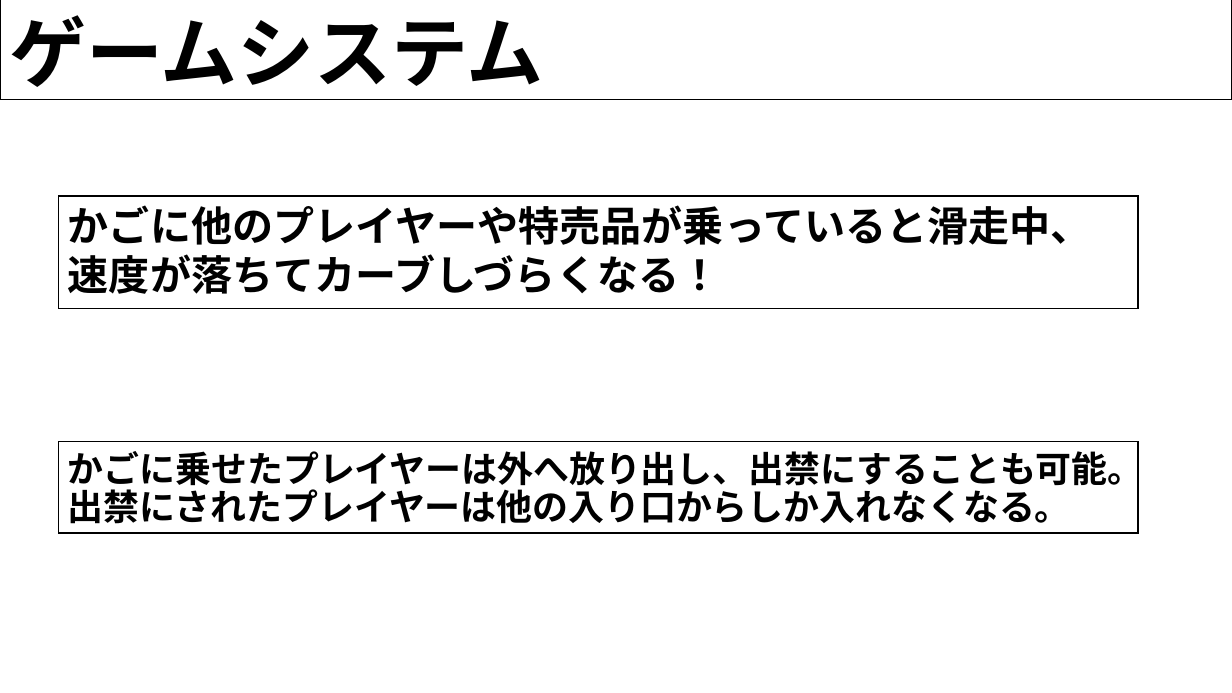
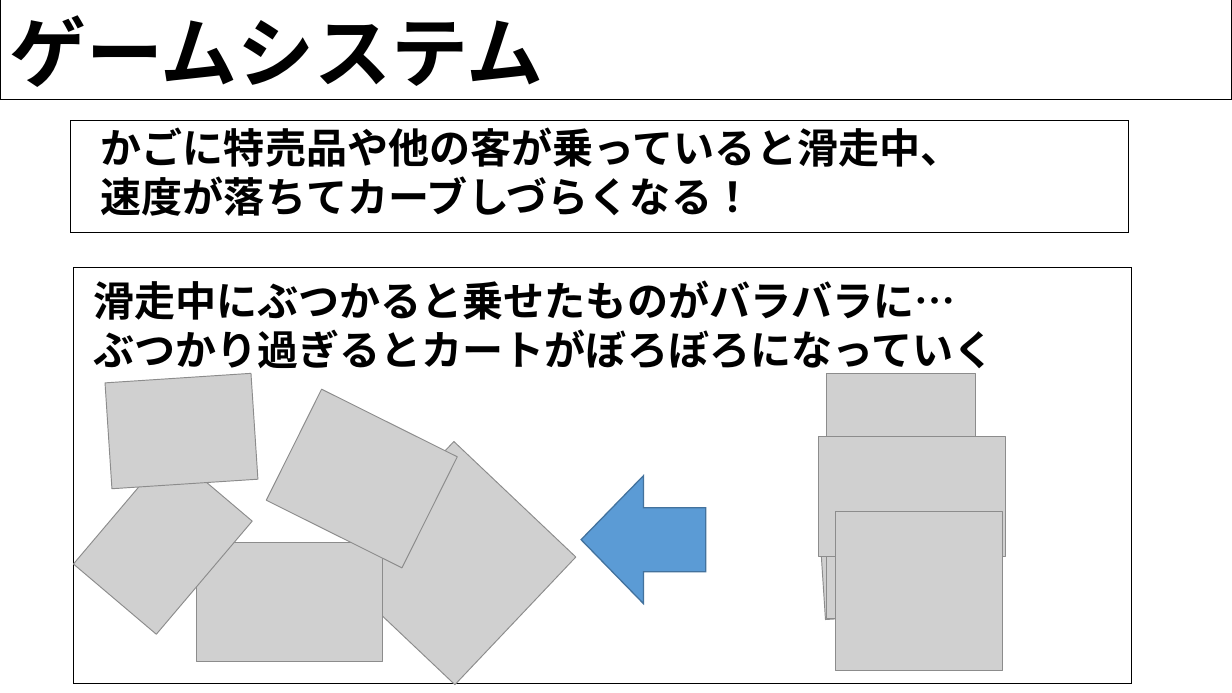
Before and after one commit to H29LatterPeriodTeam07/team07, a slide deck: slide 6 of 後期企画書/ショッピングカート.pptx. Drawn at 1232x693 pixels with LibreOffice and Linux fonts; fonts in the diff are those of the drawing; grey boxes stand for pictures; background and template pictures are left out. Boxes give left, top, right and bottom in pixels: in the first picture for what was removed or moved away, otherwise in the second. Text is boxed around its words. In the diff, an @@ line names an element or a change of style, - is before the commit and + after.

```diff
--- a/後期企画書/ショッピングカート.pptx
+++ b/後期企画書/ショッピングカート.pptx
@@ text "かごに特売品や他の客が乗っていると滑走中、": place and size @@
-text "かごに特売品や他の客が乗っていると滑走中、" at [68, 205, 1092, 294]
+text "かごに特売品や他の客が乗っていると滑走中、" at [101, 120, 962, 216]
@@ rectangle: place and size @@
-rectangle at [59, 196, 1139, 308]
+rectangle at [70, 121, 1128, 233]
@@ text at [101, 120, 962, 167]: text changed @@
-かごに他のプレイヤーや特売品が乗っていると滑走中、
+かごに特売品や他の客が乗っていると滑走中、
@@ rectangle: place and size @@
-rectangle at [59, 442, 1139, 533]
+rectangle at [73, 268, 1131, 684]
@@ text added at [93, 280, 995, 376], 32 pt, text #000000, bold @@
+滑走中にぶつかると乗せたものがバラバラに…
+ぶつかり過ぎるとカートがぼろぼろになっていく
@@ picture added at [105, 373, 257, 489] @@
@@ picture added at [827, 373, 976, 482] @@
@@ picture added at [267, 390, 458, 568] @@
@@ text removed at [68, 445, 1144, 491] @@
-かごに乗せたプレイヤーは外へ放り出し、出禁にすることも可能。
@@ picture added at [333, 441, 576, 684] @@
@@ picture added at [819, 437, 1006, 556] @@
@@ picture added at [73, 451, 253, 635] @@
@@ right arrow added at [581, 476, 706, 604], fill #5B9BD5, outline #43739E 1 pt @@
@@ text removed at [68, 484, 1071, 524] @@
-出禁にされたプレイヤーは他の入り口からしか入れなくなる。
@@ picture added at [819, 505, 972, 620] @@
@@ picture added at [827, 508, 962, 618] @@
@@ picture added at [836, 511, 1003, 671] @@
@@ picture added at [197, 543, 383, 662] @@
```
Also in this commit, not shown: 6 other slides changed, 8 slides added, 3 slides removed.
